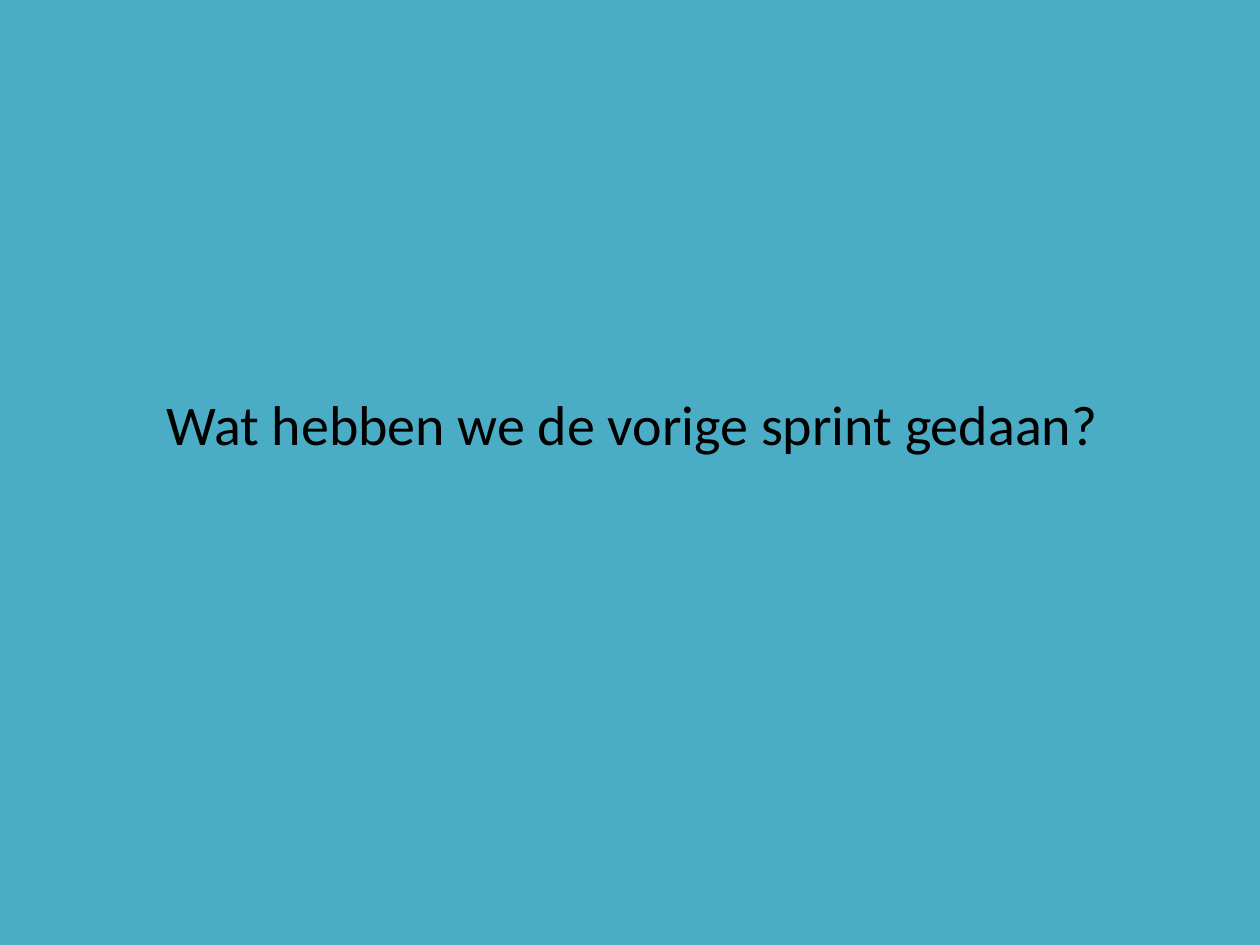
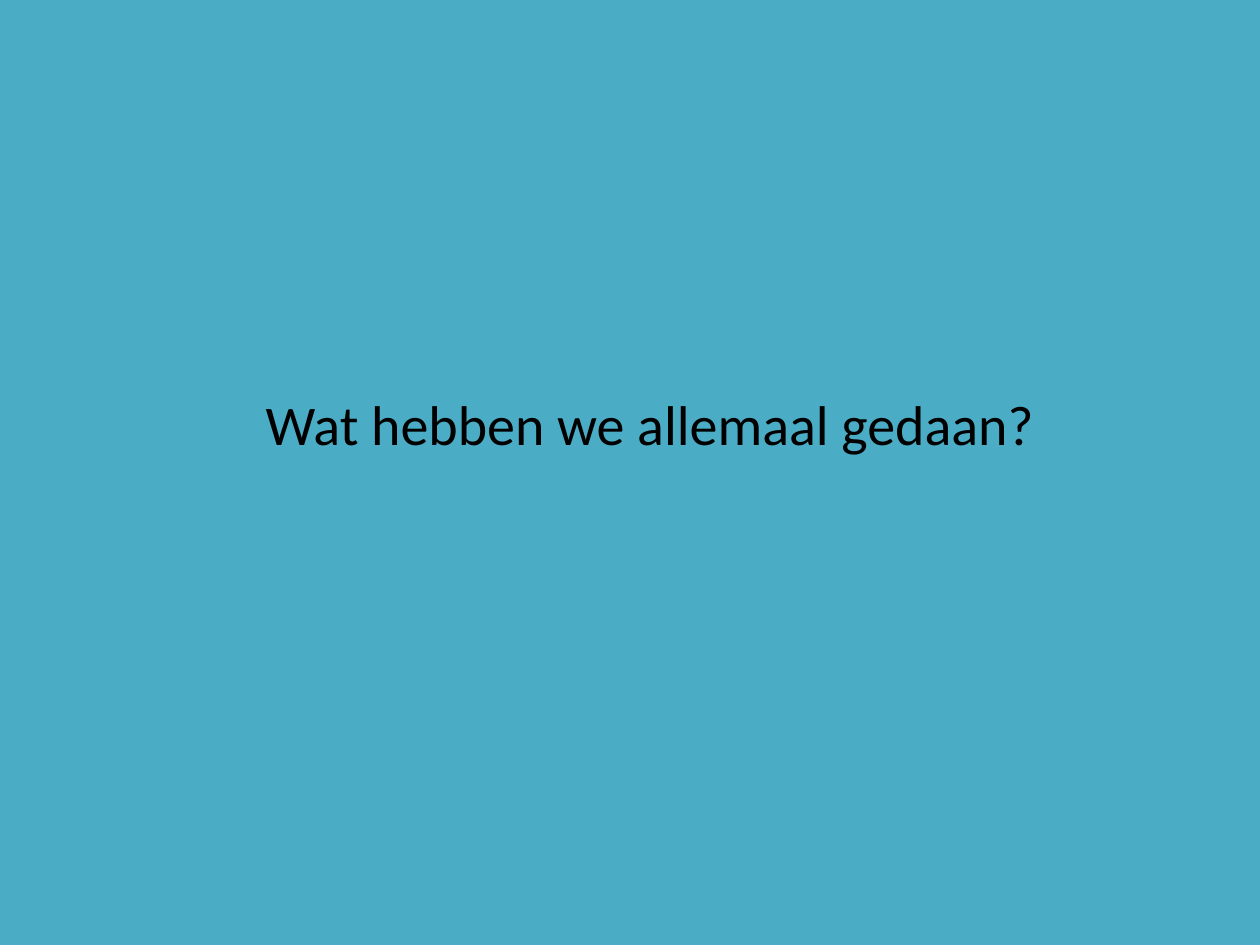
Before and after one commit to DASnoeken/Powerlift_App, a slide deck: slide 3 of Powerlift Powerpoint.pptx. Drawn at 1260x945 pixels with LibreOffice and Linux fonts; fonts in the diff are those of the drawing. Boxes give left, top, right and bottom in pixels: in the first picture for what was removed or moved away, otherwise in the second. Text is boxed around its words. In the diff, an @@ line names an element or a change of style, - is before the commit and + after.

```diff
--- a/Powerlift Powerpoint.pptx
+++ b/Powerlift Powerpoint.pptx
@@ text at (x1=266, y1=406, x2=1033, y2=455): text changed @@
-Wat hebben we de vorige sprint gedaan?
+Wat hebben we allemaal gedaan?
```
Also in this commit, not shown: 1 other slide changed, 1 slide added, 2 slides removed.
